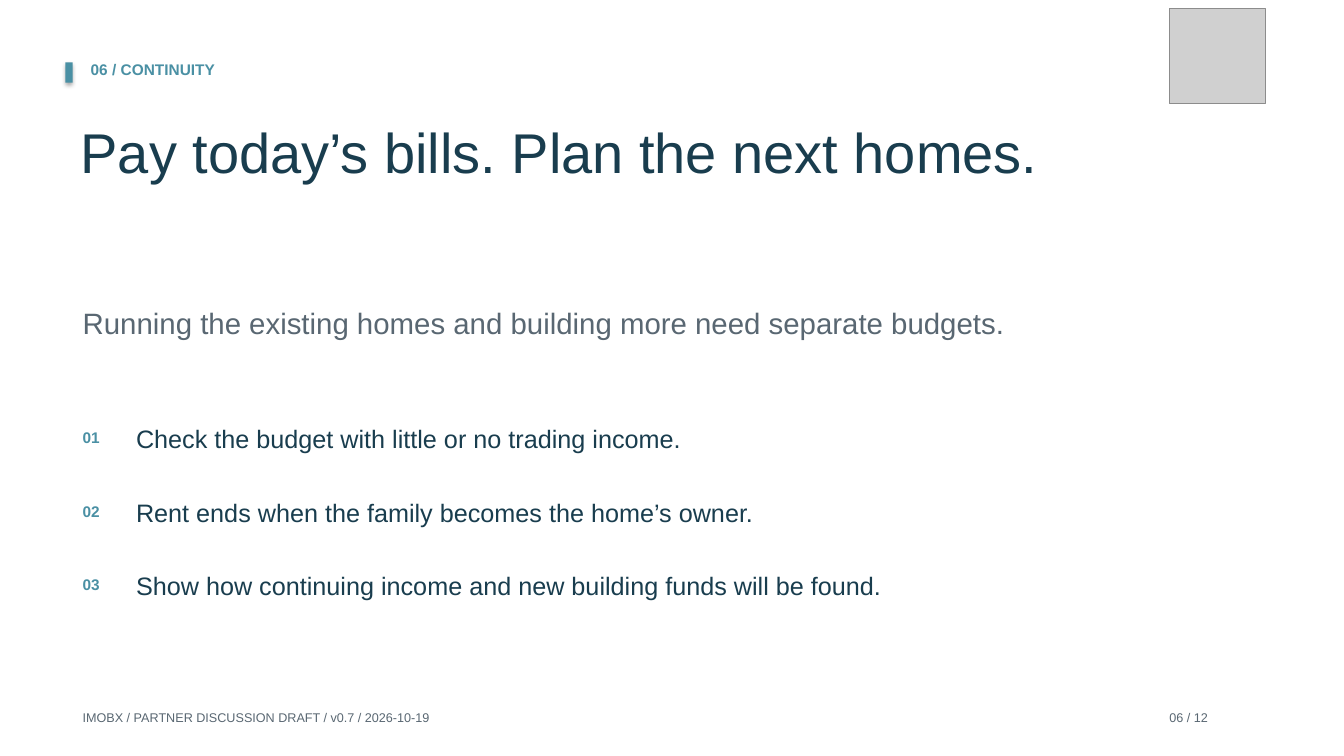
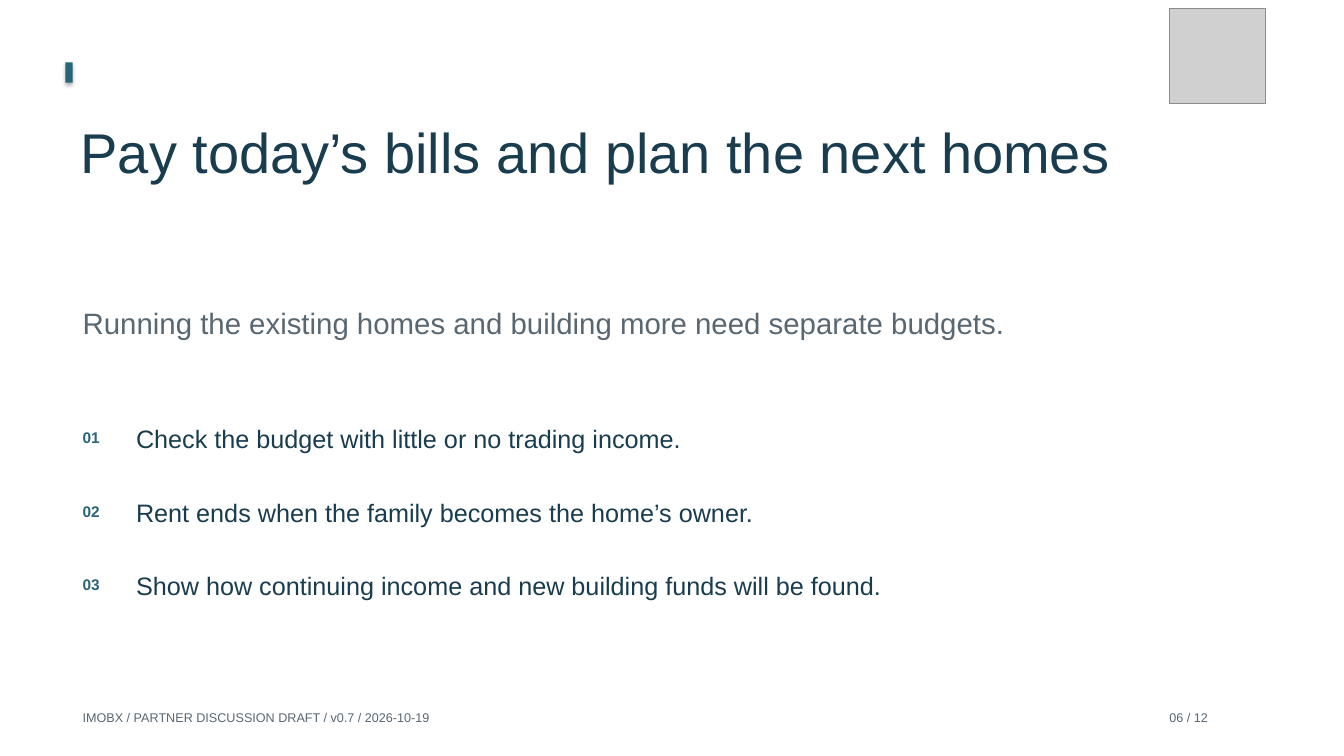
Before and after one commit to Siah-kin/imobx-website, a slide deck: slide 6 of pitchdeck.pptx. Drawn at 1344x756 pixels with LibreOffice and Linux fonts; fonts in the diff are those of the drawing; grey boxes stand for pictures. Boxes give left, top, right and bottom in pixels: in the first picture for what was removed or moved away, otherwise in the second. Text is boxed around its words. In the diff, an @@ line names an element or a change of style, - is before the commit and + after.

```diff
--- a/pitchdeck.pptx
+++ b/pitchdeck.pptx
@@ rectangle at (x1=66, y1=63, x2=73, y2=83): fill #4A90A4 to #276578 @@
@@ text removed at (x1=91, y1=64, x2=215, y2=75) @@
-06 / CONTINUITY
@@ text at (x1=81, y1=132, x2=1109, y2=183): text changed @@
-Pay today’s bills. Plan the next homes.
+Pay today’s bills and plan the next homes
@@ text colour #4A90A4 to #276578 in 3 elements at (x1=83, y1=432, x2=100, y2=443), (x1=83, y1=506, x2=100, y2=517), (x1=83, y1=579, x2=100, y2=590) @@
```
Also in this commit, not shown: 11 other slides changed, 38 other files.
